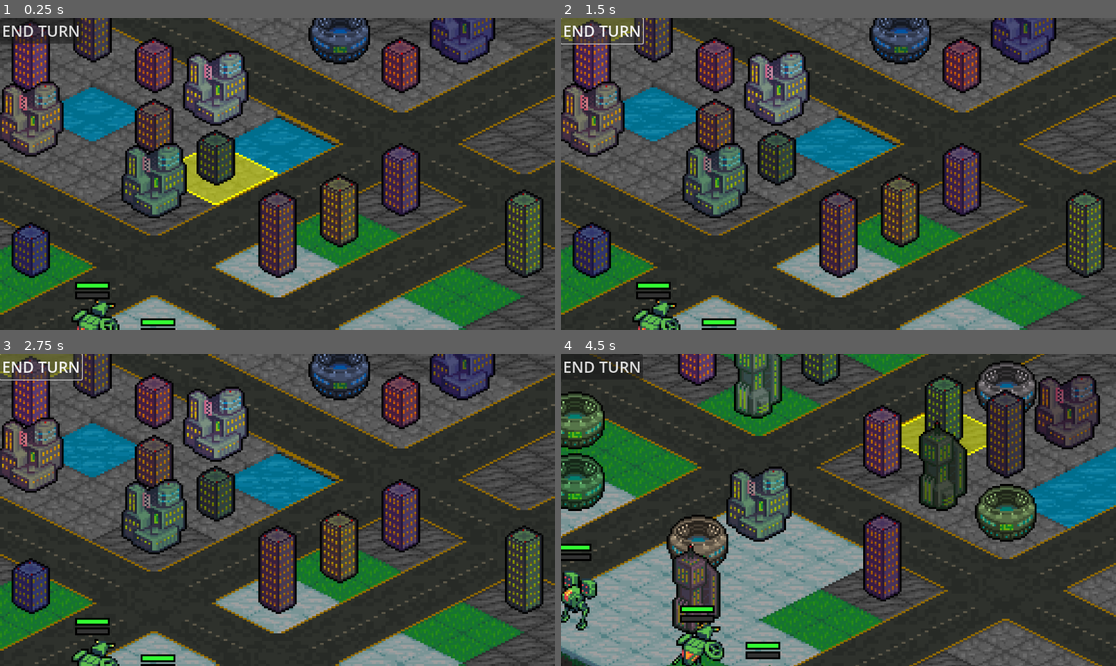
Above: before the commit, frames 1-4 (two rows, left to right).
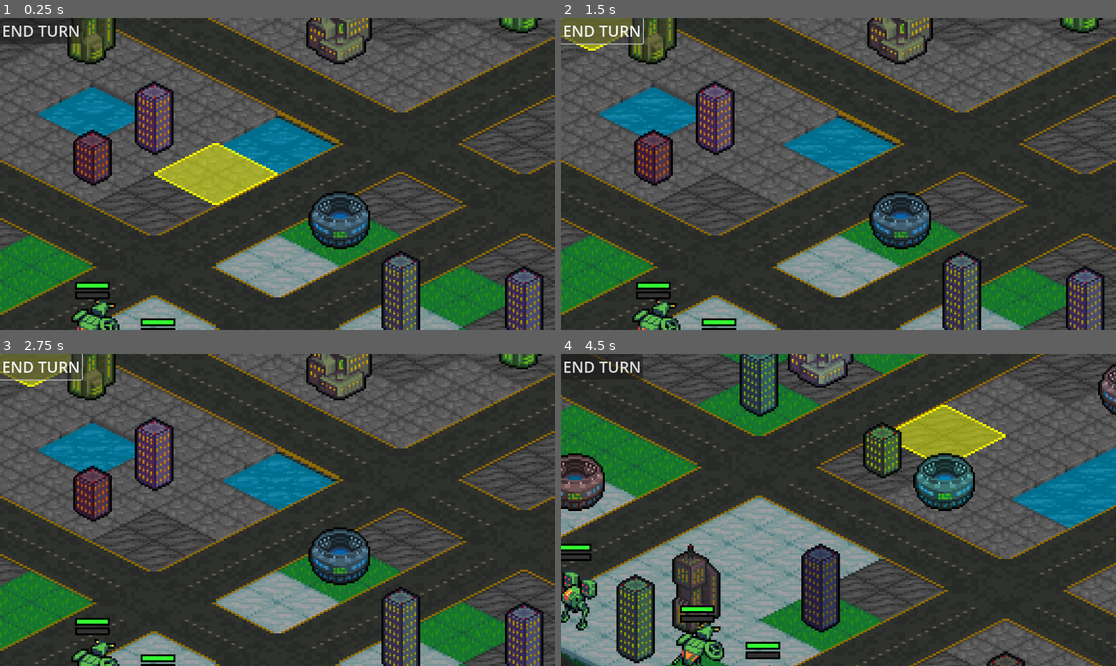
Above: after the commit, the same moments.

Repository: Tekknobot/Terrain
Game: Godot game, scene res://Scenes/Main.tscn
Two runs of this game, one before a commit and one after it. Both use one fixed random seed, a clock stepped at 60 frames per second and the inputs below.
Inputs (mouse positions are in pixels of both pictures, inside the frame that each line leads up to):
- Up to frame 1 (0.25 s): no input
- Up to frame 2 (1.5 s): click "END TURN" at 0.5 s; click "END TURN" at 1.25 s
- Up to frame 3 (2.75 s): click "END TURN" at 2 s
- Up to frame 4 (4.5 s): tap Enter at 2.75 s; move the mouse to (960, 494) at 2.77 s; tap 1 at 2.85, 4.35 s; click (960, 494) at 2.92 s; tap Space at 3.02 s; drag from (727, 525) to (838, 494) at 3.52 s; move the mouse to (894, 441) at 4.27 s; click (894, 441) at 4.42 s

The runs differ from the first frame. In frame 1, 25% of the frame differs, in the area x 0-98%, y 0-100%; in frame 2, 25%; in frame 3, 25%; in frame 4, 23%.
Error in both runs: Invalid access to property or key 'process_frame' on a base object of type 'null instance'. (res://Scripts/Unit.gd:77)

Commit message:
Add push back mechanics.

Diff:
--- a/Scenes/VFX/Explosion.tscn
+++ b/Scenes/VFX/Explosion.tscn
@@ -1,6 +1,7 @@
-[gd_scene load_steps=17 format=3 uid="uid://bofv1wx4so130"]
+[gd_scene load_steps=18 format=3 uid="uid://bofv1wx4so130"]
 
 [ext_resource type="Texture2D" uid="uid://bkylv8dfqnkcg" path="res://Sprites/Explosion/explosion1.png" id="1_g65nu"]
+[ext_resource type="Script" path="res://Scripts/Explosion.gd" id="1_ocs3q"]
 [ext_resource type="Texture2D" uid="uid://5rowb55gcpdo" path="res://Sprites/Explosion/explosion2.png" id="2_81qyp"]
 [ext_resource type="Texture2D" uid="uid://bd7brxhvng8x2" path="res://Sprites/Explosion/explosion3.png" id="3_iyr86"]
 [ext_resource type="Texture2D" uid="uid://dba6mxmkieou5" path="res://Sprites/Explosion/explosion4.png" id="4_xavyr"]
@@ -67,6 +68,7 @@
 }]
 
 [node name="Explosion" type="Node2D"]
+script = ExtResource("1_ocs3q")
 
 [node name="AnimatedSprite2D" type="AnimatedSprite2D" parent="."]
 position = Vector2(0, -17)
--- a/Scripts/BattleGrid.gd
+++ b/Scripts/BattleGrid.gd
@@ -51,10 +51,7 @@
 var completed_units
 
 @export var structure_scenes: Array[PackedScene]  # Add 6 structure scenes here
-# Customize these parameters as needed.
-@export var max_structures := 50       # Total number of structures to spawn.
-@export var cluster_count := 20        # How many structures to spawn around the center.
-@export var cluster_radius := 5        # Radius (in tiles) around the center for clustering.
+@export var max_structures: int = 10
 
 func _ready():
 	tile_size = get_tileset().tile_size
@@ -632,6 +629,7 @@
 			lowest = tile
 	return lowest
 
+
 func spawn_structures():
 	# Check if there are any structure scenes available.
 	if structure_scenes.size() == 0:
@@ -642,53 +640,6 @@
 	var attempts = 0
 	var max_attempts = grid_width * grid_height * 5  # Arbitrary limit to avoid infinite loops
 
-	# Calculate the center of the map.
-	var center = Vector2i(grid_width / 2, grid_height / 2)
-
-	# Spawn structures around the center (clustered)
-	while count < cluster_count and attempts < max_attempts:
-		attempts += 1
-
-		# Pick a random position within a circle (using polar coordinates) around the center.
-		var angle = randf() * TAU
-		var radius = randf() * cluster_radius
-		var x = center.x + int(radius * cos(angle))
-		var y = center.y + int(radius * sin(angle))
-		var pos = Vector2i(x, y)
-
-		# Check the tile type.
-		var tile_id = get_cell_source_id(0, pos)
-		if tile_id == water_tile_id:
-			continue
-		if tile_id == INTERSECTION or tile_id == DOWN_RIGHT_ROAD or tile_id == DOWN_LEFT_ROAD:
-			continue
-		if is_tile_occupied(pos):
-			continue
-
-		# Valid tile found; spawn a structure.
-		var random_index = randi() % structure_scenes.size()
-		var structure_scene = structure_scenes[random_index]
-		var structure = structure_scene.instantiate()
-		structure.global_position = to_global(map_to_local(pos))
-		if structure.has_method("set_tile_pos"):
-			structure.set_tile_pos(pos)
-		elif structure.has_variable("tile_pos"):
-			structure.tile_pos = pos
-
-		# Randomly modulate the structure's color.
-		var r = randf_range(0.4, 0.8)
-		var g = randf_range(0.4, 0.8)
-		var b = randf_range(0.4, 0.8)
-		structure.modulate = Color(r, g, b, 1)
-
-		structure.add_to_group("Structures")
-		add_child(structure)
-		astar.set_point_solid(pos, true)
-
-		count += 1
-		print("Clustered structure spawned at", pos)
-
-	# Now spawn the remaining structures scattered across the map.
 	while count < max_structures and attempts < max_attempts:
 		attempts += 1
 		var x = randi() % grid_width
@@ -699,10 +650,12 @@
 		# Skip if the tile is water.
 		if tile_id == water_tile_id:
 			continue
-		# Skip if the tile is a road.
+
+		# Skip if the tile is a road (e.g., intersection or road tiles).
 		if tile_id == INTERSECTION or tile_id == DOWN_RIGHT_ROAD or tile_id == DOWN_LEFT_ROAD:
 			continue
-		# Skip if the tile is occupied.
+
+		# Skip if the tile is occupied by a unit or structure.
 		if is_tile_occupied(pos):
 			continue
 
@@ -710,23 +663,33 @@
 		var random_index = randi() % structure_scenes.size()
 		var structure_scene = structure_scenes[random_index]
 		var structure = structure_scene.instantiate()
+
+		# Position the structure in world space.
 		structure.global_position = to_global(map_to_local(pos))
+
+		# Optionally, set the tile_pos property if available.
 		if structure.has_method("set_tile_pos"):
 			structure.set_tile_pos(pos)
 		elif structure.has_variable("tile_pos"):
 			structure.tile_pos = pos
 
+		# Randomly modulate the structure's color within a mid-range.
+		# This keeps the RGB values between 0.4 and 0.8.
 		var r = randf_range(0.4, 0.8)
 		var g = randf_range(0.4, 0.8)
 		var b = randf_range(0.4, 0.8)
 		structure.modulate = Color(r, g, b, 1)
 
+		# Add the structure to the "Structures" group.
 		structure.add_to_group("Structures")
+
+		# Add the structure as a child to the TileMap (or your dedicated parent node).
 		add_child(structure)
+
+		# Mark this tile as occupied in the AStar grid.
 		astar.set_point_solid(pos, true)
 
 		count += 1
-		print("Scattered structure spawned at", pos)
 
 	if count < max_structures:
 		print("Spawned only", count, "structures after", attempts, "attempts.")
--- /dev/null
+++ b/Scripts/Explosion.gd
@@ -0,0 +1,18 @@
+extends Node2D
+
+@export var duration := 0.5          # Duration before the explosion node frees, if needed.
+@export var explosion_animation := "explode"  # Name of the explosion animation.
+var tile_pos: Vector2i              # The tile position of the explosion.
+
+func _ready():
+	# Assume the explosion is spawned as a child of the TileMap.
+	var tilemap = get_tree().get_current_scene().get_node("TileMap")
+	# Calculate tile position from the explosion's global position.
+	tile_pos = tilemap.local_to_map(tilemap.to_local(global_position))
+
+	# Set z_index based on tile position (typically the y component).
+	# This ensures objects are layered correctly.
+	z_index = tile_pos.y + 1000
+
+func _on_explosion_finished(anim_name):
+	queue_free()
--- a/Scripts/Unit.gd
+++ b/Scripts/Unit.gd
@@ -109,7 +109,7 @@
 	var raw_units = get_tree().get_nodes_in_group("Units")
 	var units = []
 
-	# Snapshot all valid units up front
+	# Snapshot all valid units up front.
 	for u in raw_units:
 		if is_instance_valid(u):
 			units.append(u)
@@ -119,47 +119,93 @@
 		var check_pos = actual_pos + dir
 
 		for unit in units:
+			# Skip invalid units and self.
 			if not is_instance_valid(unit) or unit == self:
 				continue
+			# If the unit is adjacent and on the opposing team.
 			if unit.tile_pos == check_pos and unit.is_player != is_player:
 				var push_pos = unit.tile_pos + dir
 
-				# 🔥 Damage and detect if it dies BEFORE continuing
+				# 🔥 Damage the target and flash white.
 				var died = unit.take_damage(damage)
 				unit.flash_white()
 
-				# 🧱 Animate the attacker (only if target still exists)
+				# 🧱 Animate the attacker.
 				var sprite = get_node("AnimatedSprite2D")
 				if sprite:
-					# 🎵 Play attack sound BEFORE the animation
+					# 🎵 Play attack sound before animation.
 					tilemap.play_attack_sound(global_position)
-
-					# Determine if we need to face right (i.e., attack direction is right)
-					var should_face_right = dir.x > 0
-
+					# Face the appropriate direction.
 					if dir.x != 0:
 						sprite.flip_h = dir.x > 0
 					elif dir.y != 0:
 						sprite.flip_h = true
-
 					sprite.play("attack")
 					await sprite.animation_finished
 					sprite.play("default")
 
-				# 🎖 Grant XP only if it died
+				# 🎖 Grant XP if the target died from the damage.
 				if died:
 					gain_xp(50)
-					continue  # ⛔ Unit is already dead and freed
-
-				# ➡ Try to push (only if unit is alive)
-				if tilemap.is_within_bounds(push_pos) \
-					and not tilemap.is_tile_occupied(push_pos) \
-					and tilemap._is_tile_walkable(push_pos):
-
-					unit.tile_pos = push_pos
-					unit.global_position = tilemap.to_global(tilemap.map_to_local(push_pos)) + Vector2(0, Y_OFFSET)
-
-				tilemap.update_astar_grid()
+					continue  # Unit is already dead.
+
+				# ➡ Push Logic:
+				if tilemap.is_within_bounds(push_pos):
+					# Animate the push regardless of occupancy.
+					var target_pos = tilemap.to_global(tilemap.map_to_local(push_pos)) + Vector2(0, Y_OFFSET)
+					var push_speed = 150.0  # Adjust push speed as desired.
+					while unit.global_position.distance_to(target_pos) > 1.0:
+						var delta = get_process_delta_time()
+						unit.global_position = unit.global_position.move_toward(target_pos, push_speed * delta)
+						await get_tree().process_frame
+					unit.global_position = target_pos
+					unit.tile_pos = push_pos  # Update the pushed unit's tile position.
+
+					# After the push animation, check for occupancy by another entity.
+					# We ignore the pushed unit itself.
+					if tilemap.is_tile_occupied(push_pos):
+						var occupants = get_occupants_at(push_pos, unit)
+						if occupants.size() > 0:
+							for occ in occupants:
+								# If the occupant is a structure.
+								if occ.is_in_group("Structures"):
+									#spawn_explosion_at(occ.global_position)
+									var occ_sprite = occ.get_node("AnimatedSprite2D")
+									if occ_sprite:
+										occ_sprite.play("demolished")
+								# If the occupant is another unit.
+								elif occ.is_in_group("Units"):
+									await get_tree().create_timer(0.3).timeout
+									occ.take_damage(damage)  # Adjust damage as needed.
+									occ.shake()
+							# In either case, the pushed unit dies.
+							unit.die()
+
+					# Otherwise, if the tile is free and walkable (only occupied by the unit itself), do nothing extra.
+
+					# Update the AStar grid after any changes.
+					tilemap.update_astar_grid()
+
+# Helper function to retrieve the occupant (unit or structure) at a given tile.
+func get_occupants_at(pos: Vector2i, ignore: Node = null) -> Array:
+	var occupants = []
+	# Check units.
+	for unit in get_tree().get_nodes_in_group("Units"):
+		if is_instance_valid(unit) and unit.tile_pos == pos and unit != ignore:
+			occupants.append(unit)
+	# Check structures.
+	for structure in get_tree().get_nodes_in_group("Structures"):
+		if is_instance_valid(structure) and structure.tile_pos == pos and structure != ignore:
+			occupants.append(structure)
+	return occupants
+
+# Example helper to spawn an explosion at a given position.
+func spawn_explosion_at(pos: Vector2):
+	# Replace the following with your actual explosion scene path and logic.
+	var explosion_scene = preload("res://Scenes/VFX/Explosion.tscn")
+	var explosion = explosion_scene.instantiate()
+	explosion.position = pos
+	get_tree().get_current_scene().add_child(explosion)
 
 func has_adjacent_enemy() -> bool:
 	var directions = [
@@ -465,3 +511,13 @@
 	var turn_manager = get_node("/root/TurnManager")  # or however you access it
 	if turn_manager and turn_manager.has_method("end_turn"):
 		turn_manager.end_turn()
+
+func shake():
+	var original_position = global_position
+	var tween = create_tween()
+	# Shake right by 5 pixels.
+	tween.tween_property(self, "global_position", original_position + Vector2(5, 0), 0.05)
+	# Shake left by 10 pixels.
+	tween.tween_property(self, "global_position", original_position - Vector2(5, 0), 0.05)
+	# Return to original position.
+	tween.tween_property(self, "global_position", original_position, 0.05)
